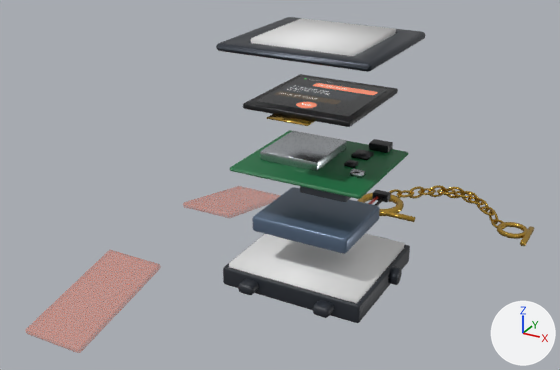
The glTF model docs/claude-remote/assembly/out/watch_build_guide.glb, before and after one commit.
Before and after are seen from a 50 mm camera at (89.6, -187.4, 120.3) aimed at (-18.4, 9.0, 22.1). Arrows for +X, +Y and +Z are at lower right; the lights stay in place. The older version comes first. Where no turn or scale is listed for an object, it has been applied to the vertices. Vertices at exactly the same position are counted once.

Names of what the first picture shows: '1.54in display module', 'Active area 240x240', 'Back shell', 'Battery connector', 'Bezel window cutter', 'ESP32-S3 module (16MB flash, 8MB PSRAM)', 'Front bezel', 'JST plug', 'LiPo 502530', 'Main PCB', 'Optional strap', 'Optional strap.001', 'Shell cavity cutter' and 26 more.
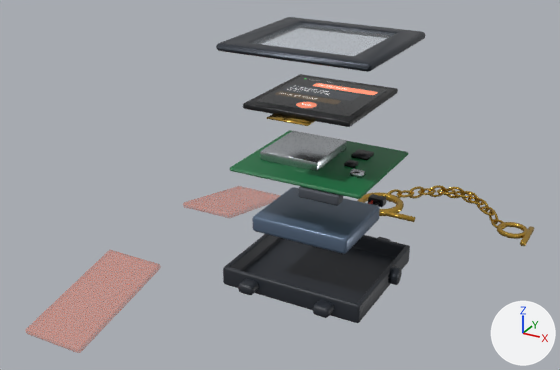
The newer file is also rescaled (x0.001) as a whole; pictures and numbers use the older file's frame.

Location of each change, [x1, y1, x2, y2] in pixels of the pictures (560 x 370 px; the box of a moved part takes in the faces that stretch with it):
'Shell cavity cutter', deleted
    before: [229, 234, 405, 303]
'Bezel window cutter', deleted
    before: [251, 18, 396, 56]
'JST plug', moved
    before: [372, 189, 391, 202]
    after: [368, 194, 386, 207]
'Battery connector', reshaped (not visible afterwards)
    before: [369, 139, 393, 153]
part 2 of me_cube_014, moved or reshaped (not visible afterwards)
    before: [369, 139, 393, 148]
part 3 of me_cube_014, moved or reshaped (not visible afterwards)
    before: [369, 144, 392, 153]
'Back shell', unchanged, uncovered by the edit
    before: [223, 237, 410, 323]
    after: [223, 234, 410, 323]
'Cover glass', unchanged, uncovered by the edit
    before: [354, 33, 396, 56]
    after: [251, 23, 396, 56]

Edits to the bpy script that builds the scene:
```text
Change me_cube_007:
    used by ob_jst_plug; location = (0.0, 0.0, 16.0)
    remove me_cube_007.from_pydata(...)  # 96 vertices, 188 faces; spans x 9.5..14.5, y 17.0..20.0, z 4.0..6.4
    add me_cube_007.from_pydata(...)  # 96 vertices, 188 faces; spans x 9.5..14.5, y 13.5..16.5, z 3.8..6.2
    me_cube_007 part 1: the whole mesh is moved by (0.0, -3.5, -0.2)
Change me_cube_014:
    used by ob_battery_connector; location = (0.0, 0.0, 30.0)
    remove me_cube_014.from_pydata(...)  # 96 vertices, 188 faces; spans x 9.0..15.0, y 13.5..17.5, z 7.5..9.7
    add me_cube_014.from_pydata(...)  # 96 vertices, 188 faces; spans x 9.0..15.0, y 15.5..18.5, z 4.3..6.3
    me_cube_014 part 2: all 24 vertices in x 9.0..15.0, y 13.5..13.7, z 9.5..9.7 are moved by (0.0, 2.0, -3.4)
    me_cube_014 part 3: all 24 vertices in x 9.0..15.0, y 13.5..13.7, z 7.5..7.7 are moved by (0.0, 2.0, -3.2)
    other edits to the shape of me_cube_014 do not show in these pictures
Remove ob_shell_cavity_cutter:
    ob_shell_cavity_cutter = bpy.data.objects.new('Shell cavity cutter', me_cube_001)
    ob_shell_cavity_cutter.location = (0.0, 0.0, 0.0)
Remove ob_bezel_window_cutter:
    ob_bezel_window_cutter = bpy.data.objects.new('Bezel window cutter', me_cube_018)
    ob_bezel_window_cutter.location = (0.0, 0.0, 58.0)
```
